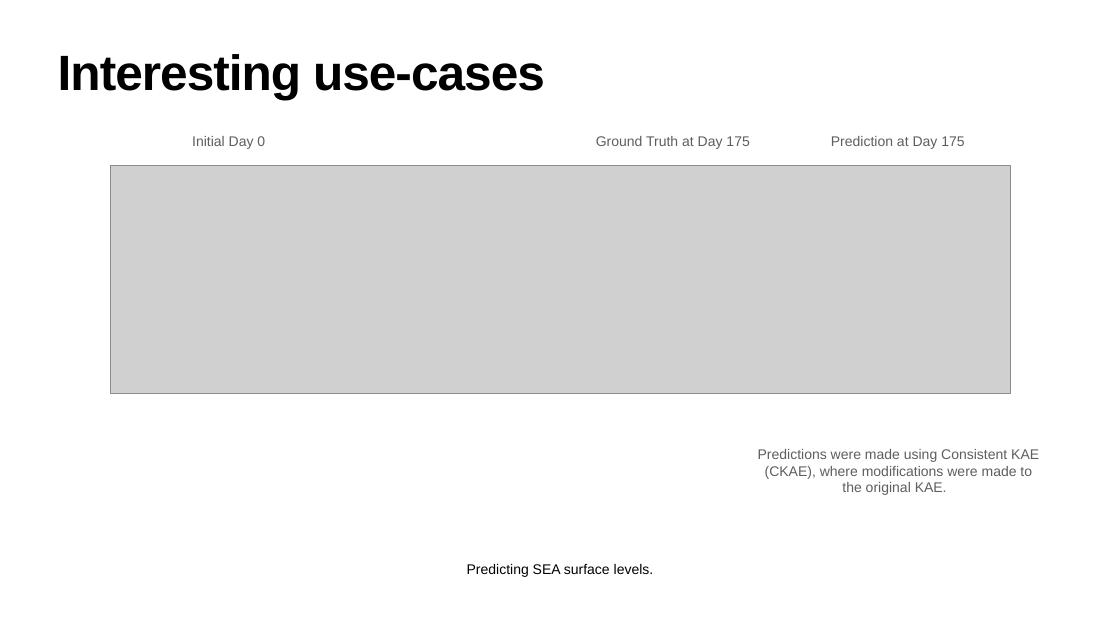
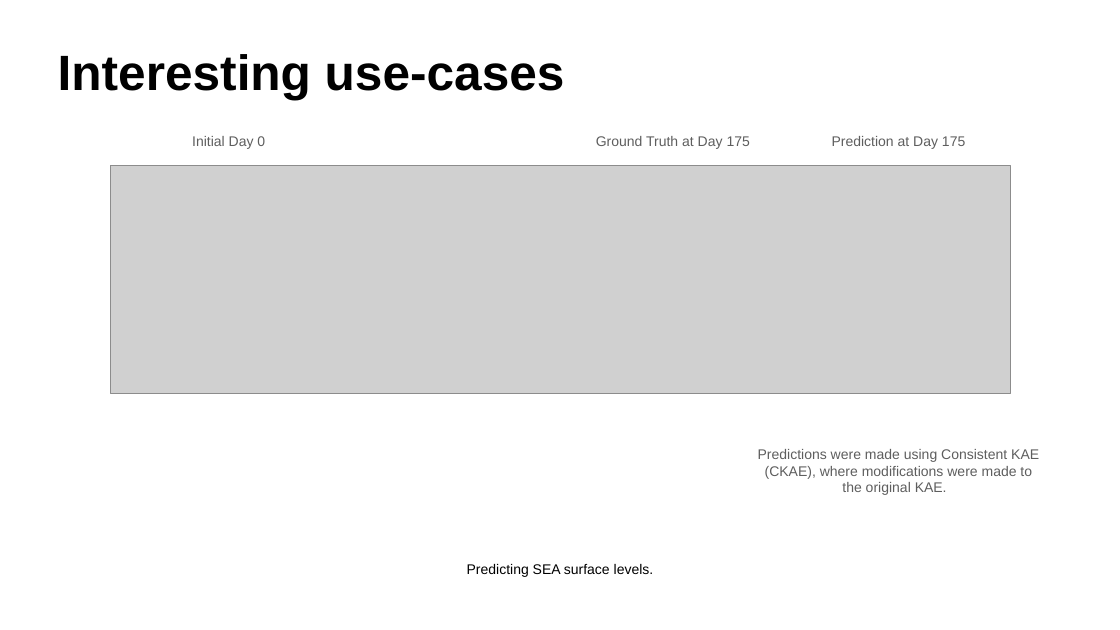
Before and after one commit to ishitak22/Walsall_Council, a slide deck: slide 10 of IK_Pre.pptx. Drawn at 1120x630 pixels with LibreOffice and Linux fonts; fonts in the diff are those of the drawing; grey boxes stand for pictures. Boxes give left, top, right and bottom in pixels: in the first picture for what was removed or moved away, otherwise in the second. Text is boxed around its words. In the diff, an @@ line names an element or a change of style, - is before the commit and + after.

```diff
--- a/IK_Pre.pptx
+++ b/IK_Pre.pptx
@@ title "Interesting use-cases" at [58,54,565,99]: letter spacing -1.7 to 0 pt @@
```
Also in this commit, not shown: 10 other slides changed.
